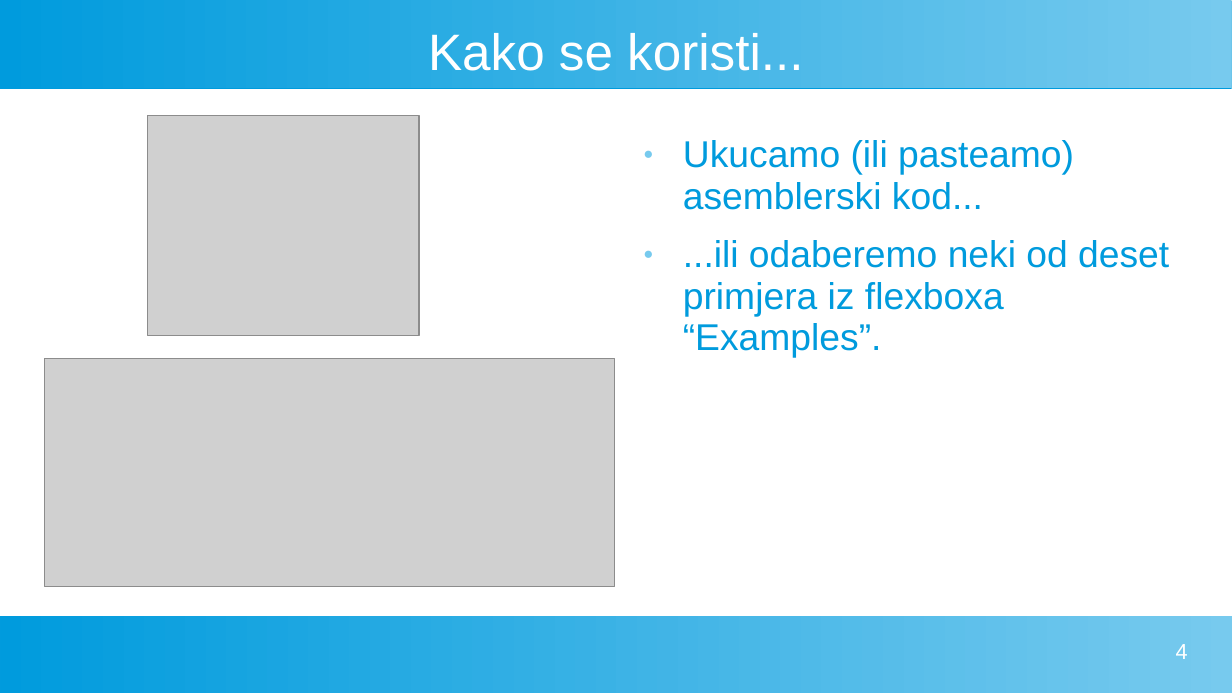
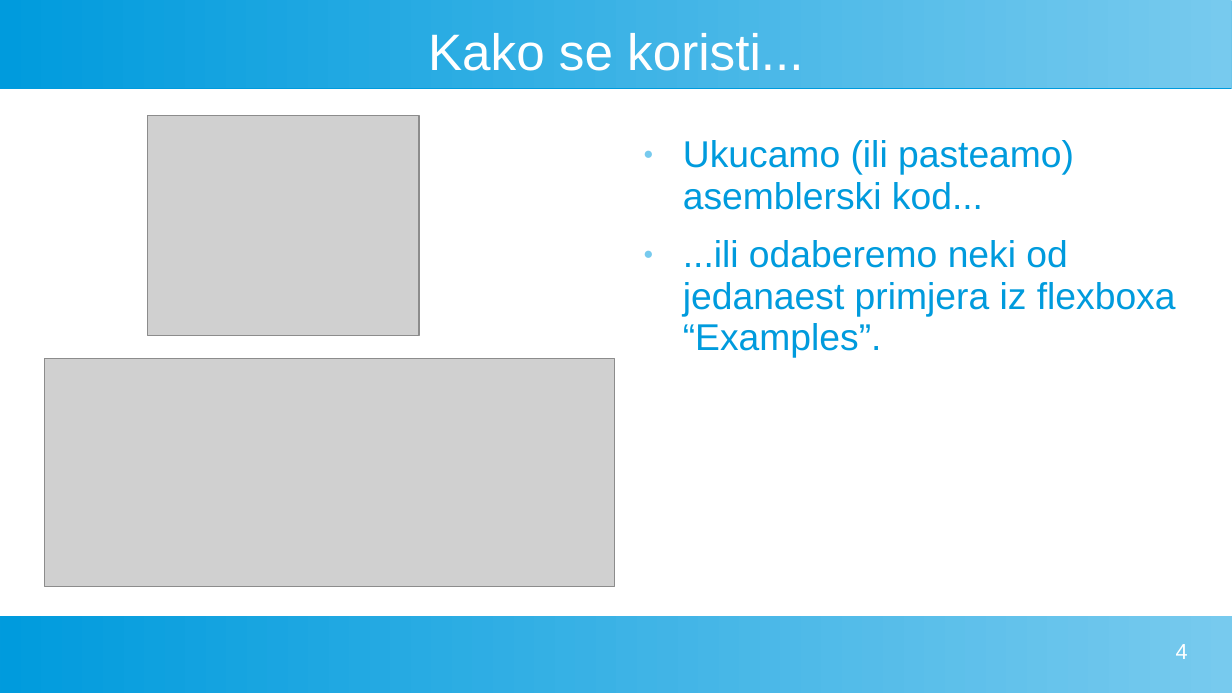
Before and after one commit to FlatAssembler/FlatAssembler.github.io, a slide deck: slide 4 of PicoBlaze/PicoBlaze.ppt. Drawn at 1232x693 pixels with LibreOffice and Linux fonts; fonts in the diff are those of the drawing; grey boxes stand for pictures. Boxes give left, top, right and bottom in pixels: in the first picture for what was removed or moved away, otherwise in the second. Text is boxed around its words. In the diff, an @@ line names an element or a change of style, - is before the commit and + after.

```diff
--- a/PicoBlaze/PicoBlaze.ppt
+++ b/PicoBlaze/PicoBlaze.ppt
@@ text at (x1=683, y1=240, x2=1176, y2=358): text changed @@
-● ...ili odaberemo neki od deset primjera iz flexboxa “Examples”.
+● ...ili odaberemo neki od jedanaest primjera iz flexboxa “Examples”.
```
Also in this commit, not shown: 2 other slides changed, 1 slide added.
